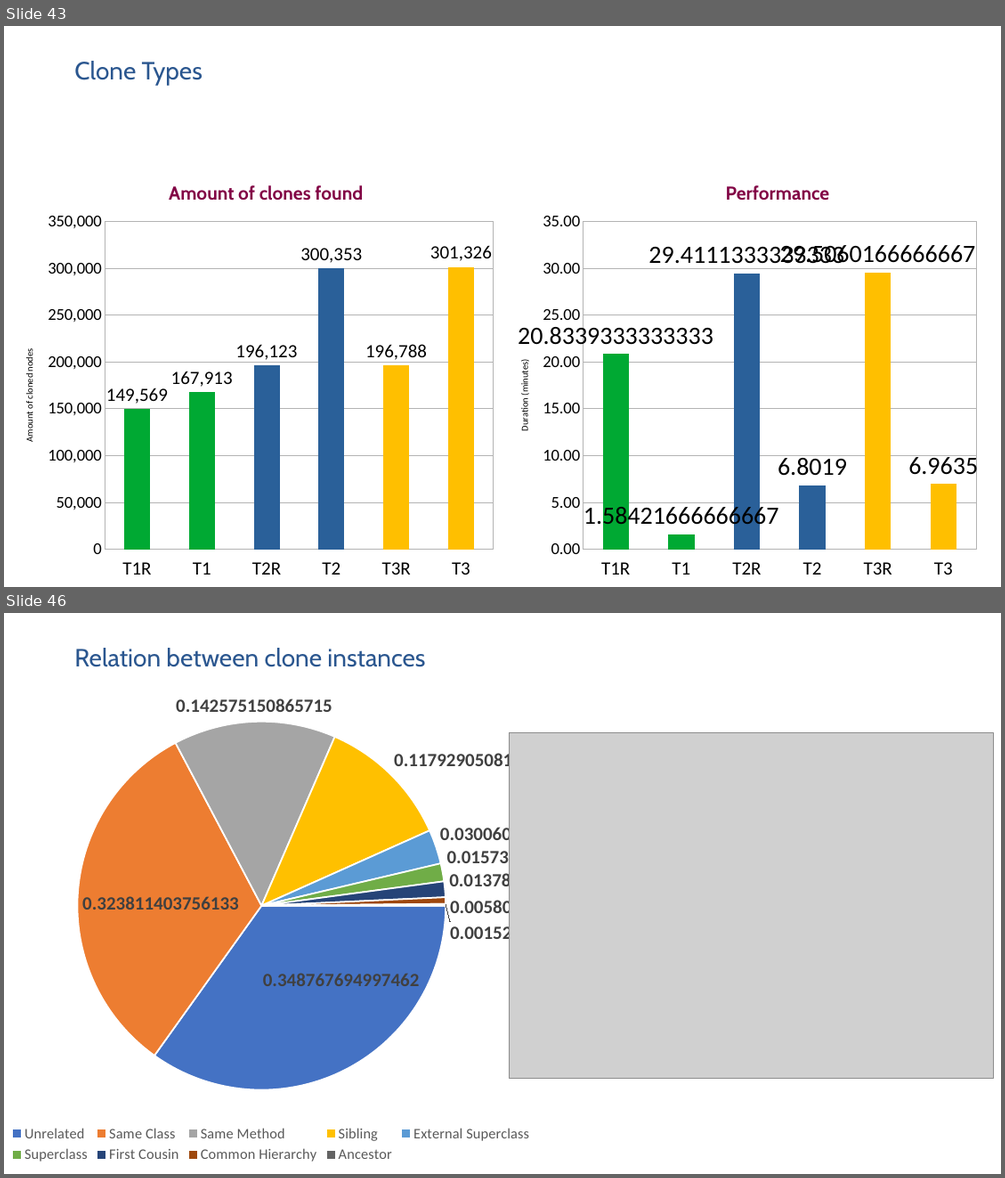
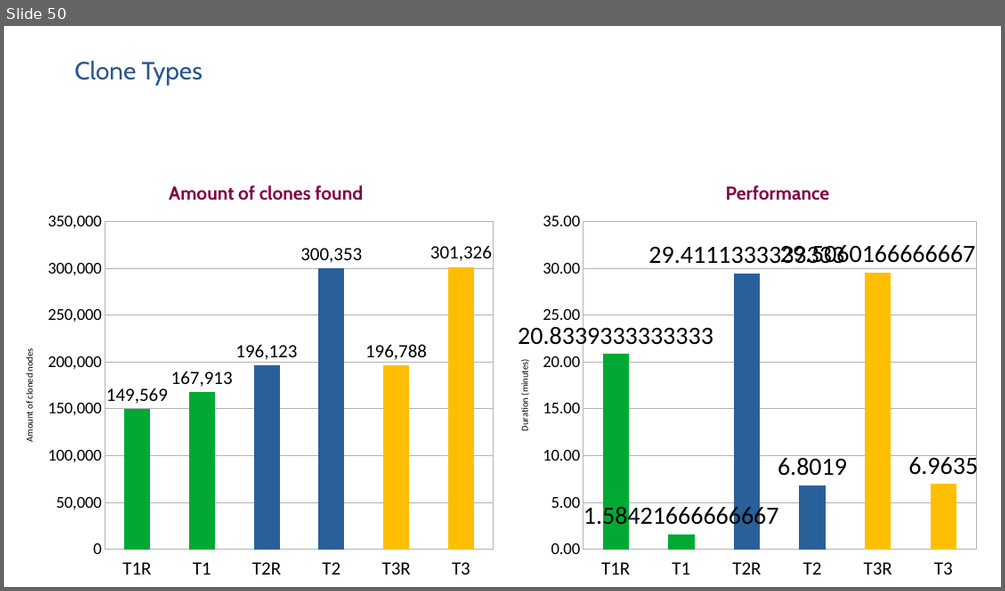
Before and after one commit to SimonBaars/Master-Thesis-Simon-Baars, a slide deck: presentations/FinalPresentation.odp. Shown one above the other, each under a label of ours: slides 43 and 46 before the commit, slide 50 after it; the slides between them are not shown. The pictures are 1005x1178 and 1005x591 pixels, drawn with LibreOffice and Linux fonts; fonts in the diff are those of the drawing; grey boxes stand for pictures. Boxes give left, top, right and bottom in pixels: in the first picture for what was removed or moved away, otherwise in the second. Text is boxed around its words. In the diff, an @@ line names an element or a change of style, - is before the commit and + after.

```diff
--- a/presentations/FinalPresentation.odp
+++ b/presentations/FinalPresentation.odp
@@ slide 46 removed at (x1=4, y1=613, x2=1001, y2=1174), background #FFFFFF @@
@@ free removed at (x1=74, y1=643, x2=922, y2=675) @@
-Relation between clone instances
@@ pie chart removed at (x1=4, y1=684, x2=769, y2=1167) @@
-categories: Unrelated, Same Class, Same Method, Sibling, External Superclass, Superclass, First Cousin, Common Hierarchy, Ancestor
-Series 1: 0.348768, 0.323811, 0.142575, 0.117929, 0.03006, 0.015735, 0.013789, 0.005809, 0.001523
@@ picture removed at (x1=509, y1=732, x2=994, y2=1078) @@
@@ what was slide 43 is now slide 50 @@
```
Also in this commit, not shown: 5 slides changed, 9 slides added, 5 other slides removed.
